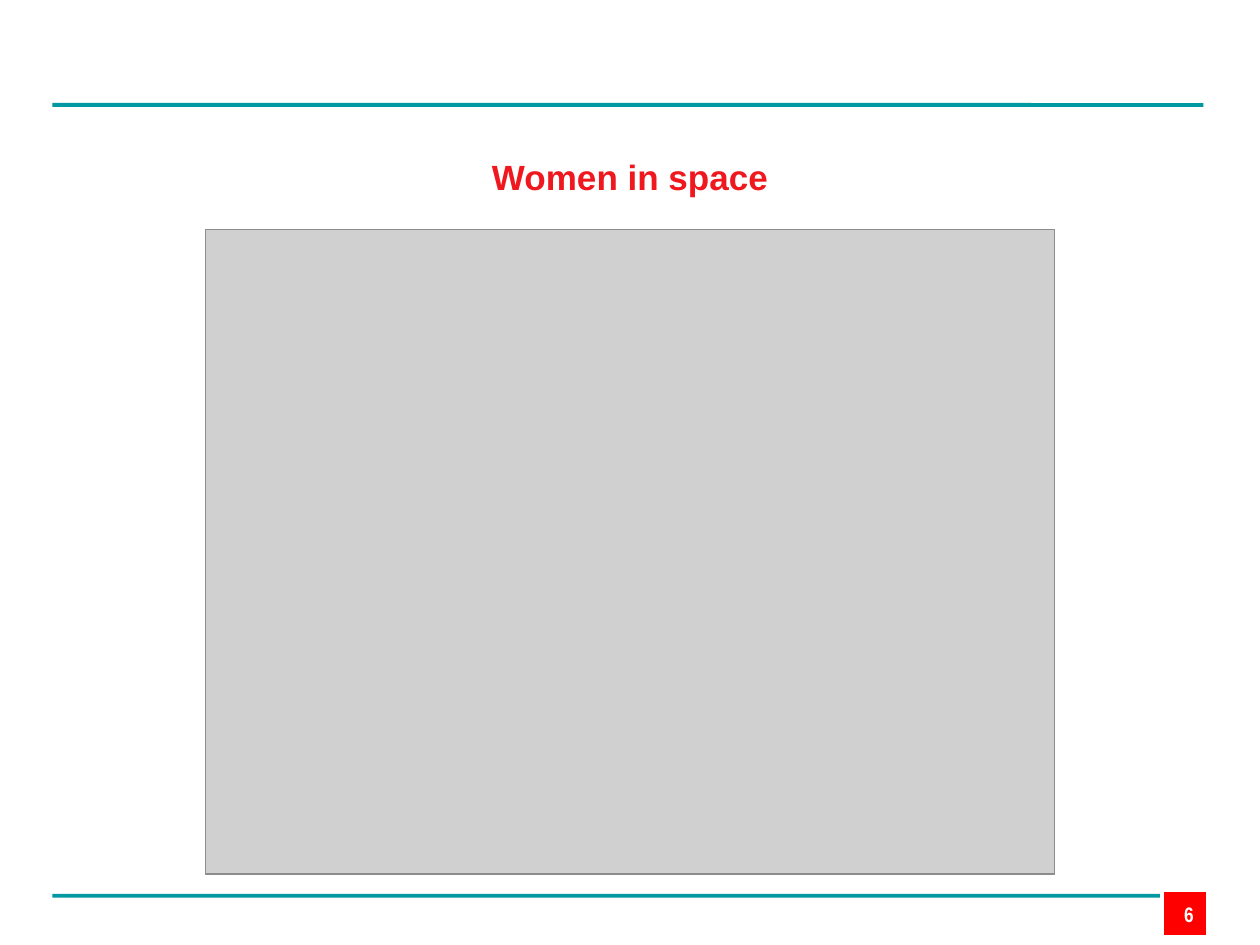
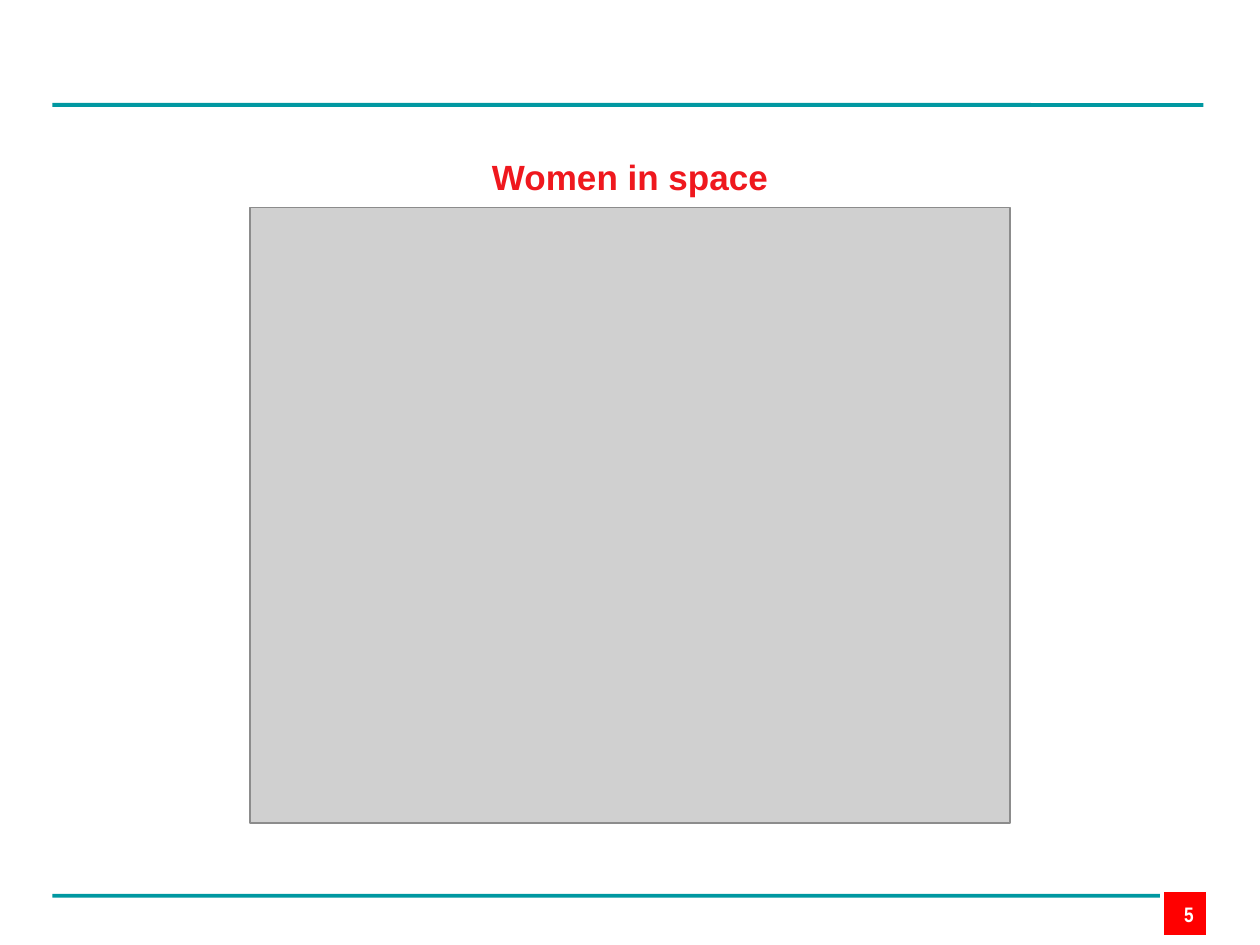
Before and after one commit to lawhitmi/DataVisProject, a slide deck: slide 5 of Ed_DatVis_Group_Project.pptx (slide 6 before the commit). Drawn at 1260x945 pixels with LibreOffice and Linux fonts; fonts in the diff are those of the drawing; grey boxes stand for pictures; background and template pictures are left out. Boxes give left, top, right and bottom in pixels: in the first picture for what was removed or moved away, otherwise in the second. Text is boxed around its words. In the diff, an @@ line names an element or a change of style, - is before the commit and + after.

```diff
--- a/Ed_DatVis_Group_Project.pptx
+++ b/Ed_DatVis_Group_Project.pptx
@@ picture: place and size @@
-picture at bbox=[205, 229, 1055, 874]
+picture at bbox=[249, 208, 1009, 823]
@@ page number at bbox=[1184, 907, 1194, 923]: text changed @@
-6
+5
```
Also in this commit, not shown: 1 other slide changed, 1 other file.
